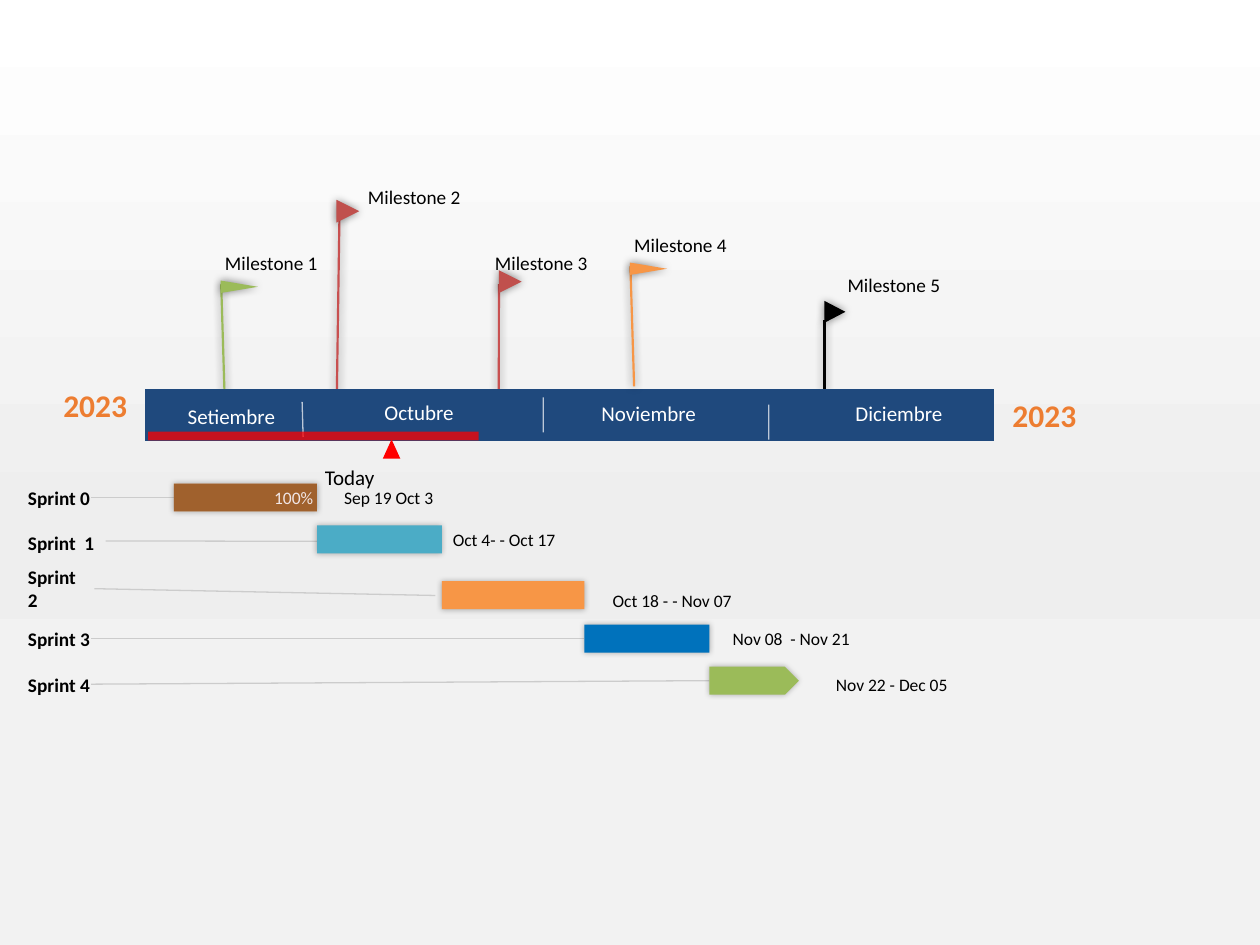
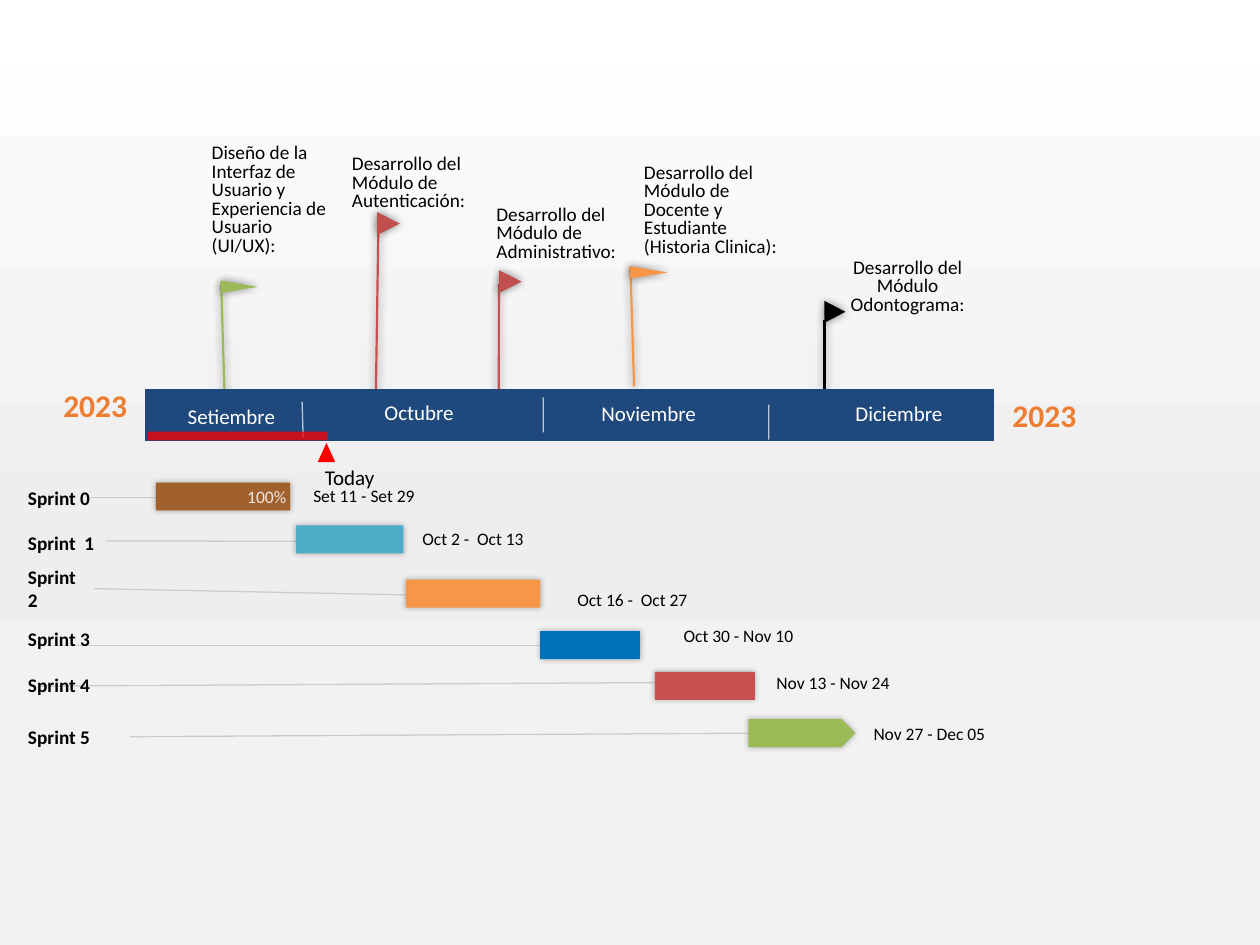
Before and after one commit to proyecto-clinica-odontologica/the-proyect-dental-clinic, a slide deck: slide 1 of doc/20231001_10_Cronograma de alto nivel - Hitos.pptx. Drawn at 1260x945 pixels with LibreOffice and Linux fonts; fonts in the diff are those of the drawing. Boxes give left, top, right and bottom in pixels: in the first picture for what was removed or moved away, otherwise in the second. Text is boxed around its words. In the diff, an @@ line names an element or a change of style, - is before the commit and + after.

```diff
--- a/doc/20231001_10_Cronograma de alto nivel - Hitos.pptx
+++ b/doc/20231001_10_Cronograma de alto nivel - Hitos.pptx
@@ text at [212, 145, 326, 255]: text changed @@
-Milestone 1
+Diseño de la Interfaz de Usuario y Experiencia de Usuario (UI/UX):
@@ text at [352, 156, 465, 213]: text changed @@
-Milestone 2
+Desarrollo del Módulo de Autenticación:
@@ text at [644, 165, 777, 256]: text changed @@
-Milestone 4
+Desarrollo del Módulo de Docente y Estudiante (Historia Clinica):
@@ text at [496, 207, 615, 258]: text changed @@
-Milestone 3
+Desarrollo del Módulo de Administrativo:
@@ line moved from (339, 217) - (336, 407) to (378, 217) - (375, 407) @@
@@ flow chart merge: place and size @@
-flow chart merge at [336, 200, 359, 223]
+flow chart merge at [377, 212, 399, 234]
@@ flow chart merge: place and size @@
-flow chart merge at [631, 263, 667, 275]
+flow chart merge at [631, 266, 667, 279]
@@ text at [851, 260, 965, 315]: text changed @@
-Milestone 5
+Desarrollo del Módulo Odontograma:
@@ rectangle: place and size @@
-rectangle at [149, 432, 479, 441]
+rectangle at [149, 432, 328, 441]
@@ triangle: place and size @@
-triangle at [383, 440, 401, 459]
+triangle at [318, 442, 335, 461]
@@ rectangle "100%": place and size @@
-rectangle "100%" at [174, 484, 318, 512]
+rectangle "100%" at [156, 483, 291, 510]
@@ rectangle: place and size @@
-rectangle at [174, 484, 318, 512]
+rectangle at [156, 483, 291, 510]
@@ text at [313, 490, 415, 502]: text changed @@
-Sep 19 Oct 3
+Set 11 - Set 29
@@ rectangle: place and size @@
-rectangle at [318, 525, 442, 553]
+rectangle at [296, 525, 403, 553]
@@ text at [422, 533, 524, 545]: text changed @@
-Oct 4- - Oct 17
+Oct 2 - Oct 13
@@ rectangle: place and size @@
-rectangle at [442, 581, 585, 609]
+rectangle at [406, 580, 541, 607]
@@ text at [577, 594, 688, 606]: text changed @@
-Oct 18 - - Nov 07
+Oct 16 - Oct 27
@@ line moved from (91, 639) - (585, 639) to (47, 645) - (541, 645) @@
@@ rectangle: place and size @@
-rectangle at [585, 625, 709, 653]
+rectangle at [541, 631, 640, 659]
@@ text at [684, 630, 793, 642]: text changed @@
-Nov 08 - Nov 21
+Oct 30 - Nov 10
@@ line moved from (91, 684) - (709, 680) to (38, 687) - (656, 683) @@
@@ rectangle added at [655, 672, 755, 699], fill #C85050 @@
@@ text at [776, 677, 890, 689]: text changed @@
-Nov 22 - Dec 05
+Nov 13 - Nov 24
@@ pentagon arrow: place and size @@
-pentagon arrow at [709, 667, 799, 694]
+pentagon arrow at [748, 719, 856, 747]
@@ text added at [28, 730, 90, 747], 11 pt, text #000000, bold @@
+Sprint 5
@@ line added from (130, 737) to (748, 733), #CCCCCC 0.75 pt @@
@@ text added at [874, 728, 985, 740], 10 pt, text #000000 @@
+Nov 27 - Dec 05
```
Also in this commit, not shown: 17 other files.
